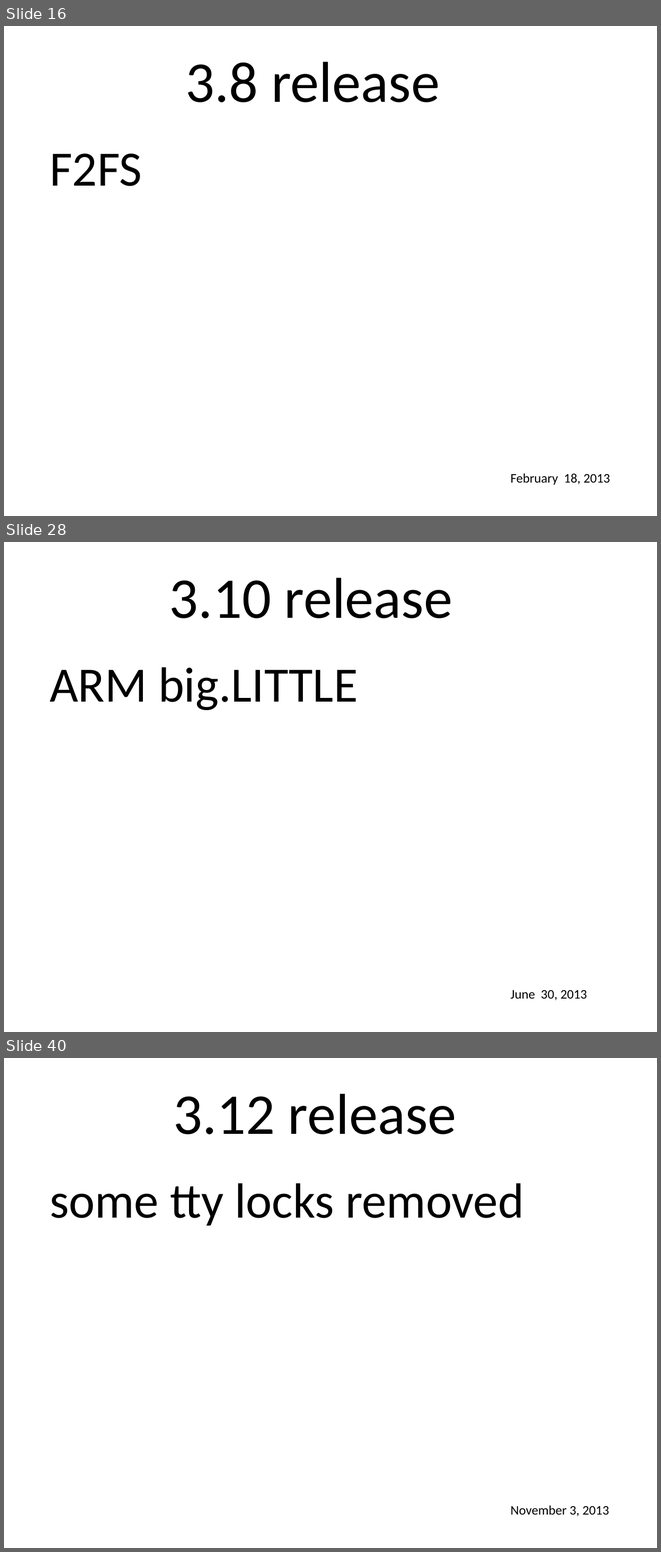
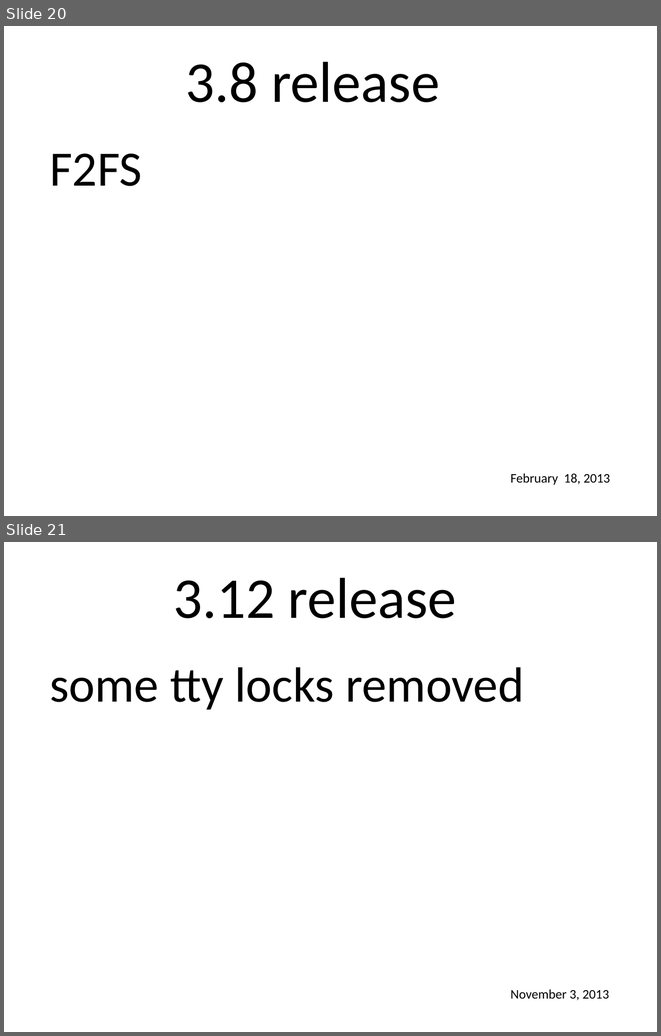
Before and after one commit to gregkh/presentation-community, a slide deck: community.odp. Shown one above the other, each under a label of ours: slides 16, 28 and 40 before the commit, slides 20 and 21 after it; the slides between them are not shown. The pictures are 661x1552 and 661x1036 pixels, drawn with LibreOffice and Linux fonts; fonts in the diff are those of the drawing; background and template pictures are left out. Boxes give left, top, right and bottom in pixels: in the first picture for what was removed or moved away, otherwise in the second. Text is boxed around its words. In the diff, an @@ line names an element or a change of style, - is before the commit and + after.

```diff
--- a/community.odp
+++ b/community.odp
@@ slide 28 removed at [4,542,657,1032], background picture (left out) @@
@@ text removed at [169,578,453,618] @@
-3.10 release
@@ text removed at [50,667,358,710] @@
-ARM big.LITTLE
@@ text removed at [511,990,587,1000] @@
-June 30, 2013
@@ what was slide 16 is now slide 20 @@
@@ what was slide 40 is now slide 21 @@
```
Also in this commit, not shown: 1 slide changed, 3 slides added, 23 other slides removed, 2 other files.
